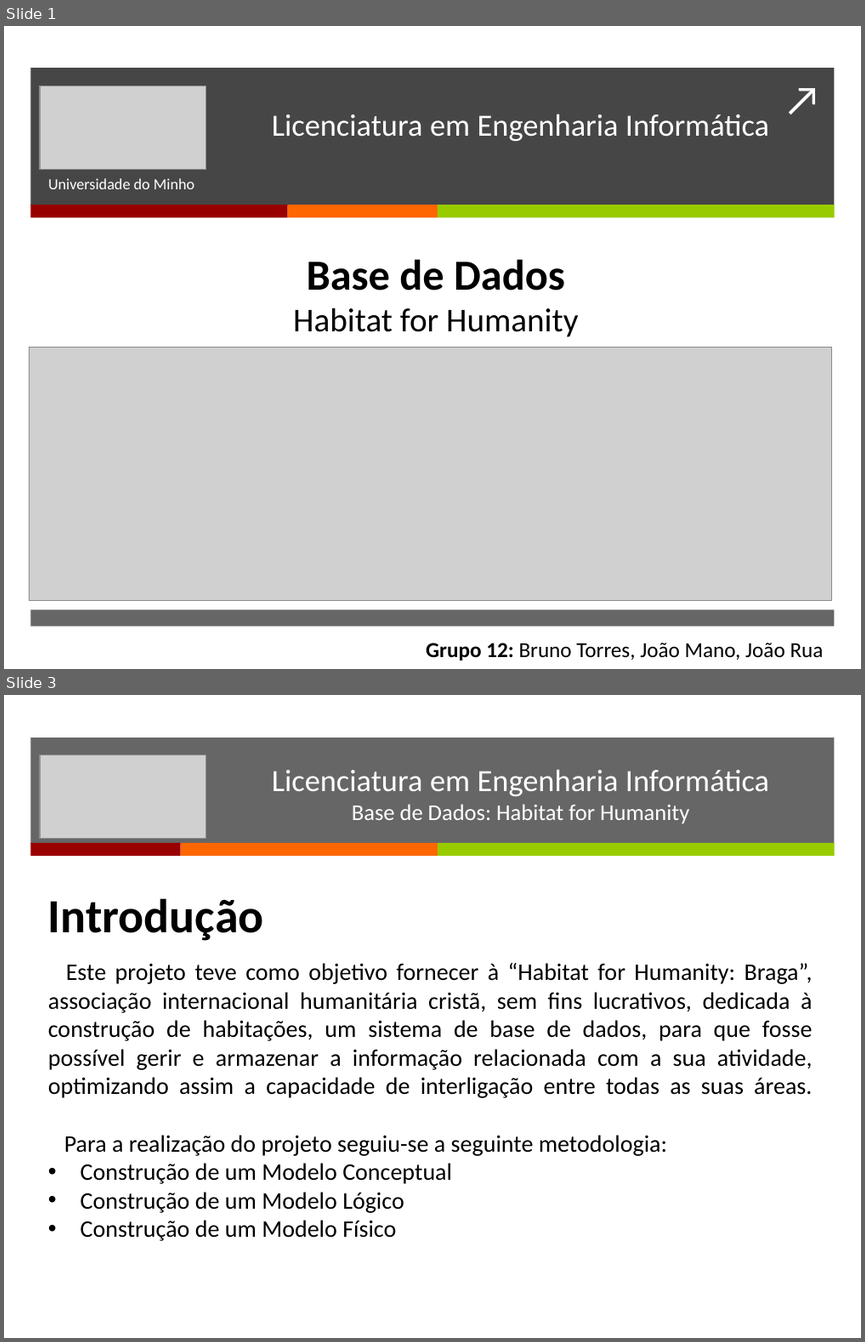
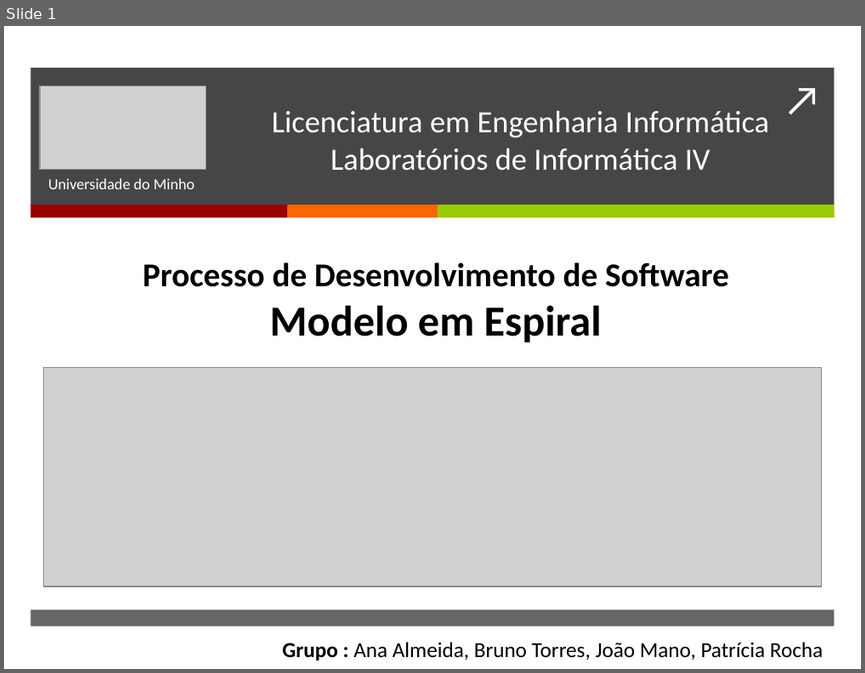
Before and after one commit to BrunoTorres/LI4, a slide deck: Apresentação/Apresentacao.pptx. Shown one above the other, each under a label of ours: slides 1 and 3 before the commit, slide 1 after it; the slides between them are not shown. The pictures are 865x1342 and 865x673 pixels, drawn with LibreOffice and Linux fonts; fonts in the diff are those of the drawing; grey boxes stand for pictures. Boxes give left, top, right and bottom in pixels: in the first picture for what was removed or moved away, otherwise in the second. Text is boxed around its words. In the diff, an @@ line names an element or a change of style, - is before the commit and + after.

```diff
--- a/Apresentação/Apresentacao.pptx
+++ b/Apresentação/Apresentacao.pptx
@@ slide 3 removed at [4,695,861,1338], background #FFFFFF @@
@@ rectangle removed at [30,737,834,844] @@
@@ picture removed at [40,755,206,838] @@
@@ text removed at [272,770,769,824] @@
-Licenciatura em Engenharia Informática
-Base de Dados: Habitat for Humanity
@@ rectangle removed at [30,843,181,857] @@
@@ rectangle removed at [181,843,438,857] @@
@@ rectangle removed at [438,843,834,857] @@
@@ text removed at [48,898,264,941] @@
-Introdução
@@ text removed at [48,963,812,1241] @@
-Este projeto teve como objetivo fornecer à “Habitat for Humanity: Braga”, associação internacional humanitária cristã, sem fins lucrativos, dedicada à construção de habitações, um sistema de base de dados, para que fosse possível gerir e armazenar a informação relacionada com a sua atividade, optimizando assim a capacidade de interligação entre todas as suas áreas.
-Para a realização do projeto seguiu-se a seguinte metodologia:
-• Construção de um Modelo Conceptual
-• Construção de um Modelo Lógico
-• Construção de um Modelo Físico
@@ slide 1 changed as well @@
@@ text at [272,110,769,170]: text changed @@
-Licenciatura em Engenharia Informática
+Licenciatura em Engenharia Informática
+Laboratórios de Informática IV
@@ text at [143,262,729,342]: text changed; bold on @@
-Base de Dados
-Habitat for Humanity
+Processo de Desenvolvimento de Software
+Modelo em Espiral
@@ picture: place and size @@
-picture at [29,346,832,600]
+picture at [43,367,822,586]
@@ text at [282,641,823,660]: text changed @@
-Grupo 12: Bruno Torres, João Mano, João Rua
+Grupo : Ana Almeida, Bruno Torres, João Mano, Patrícia Rocha
```
Also in this commit, not shown: 1 other slide changed, 6 slides added, 9 other slides removed.
